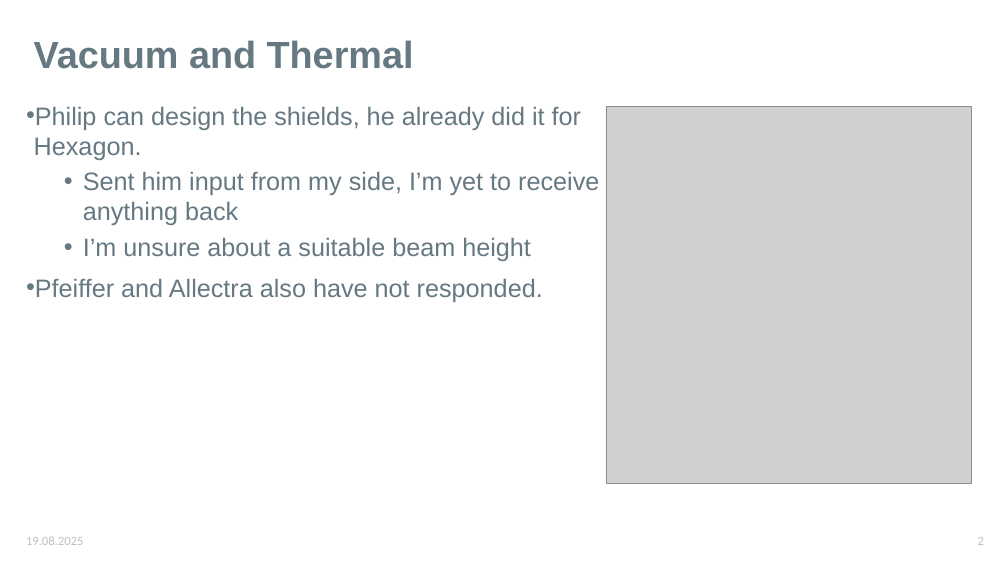
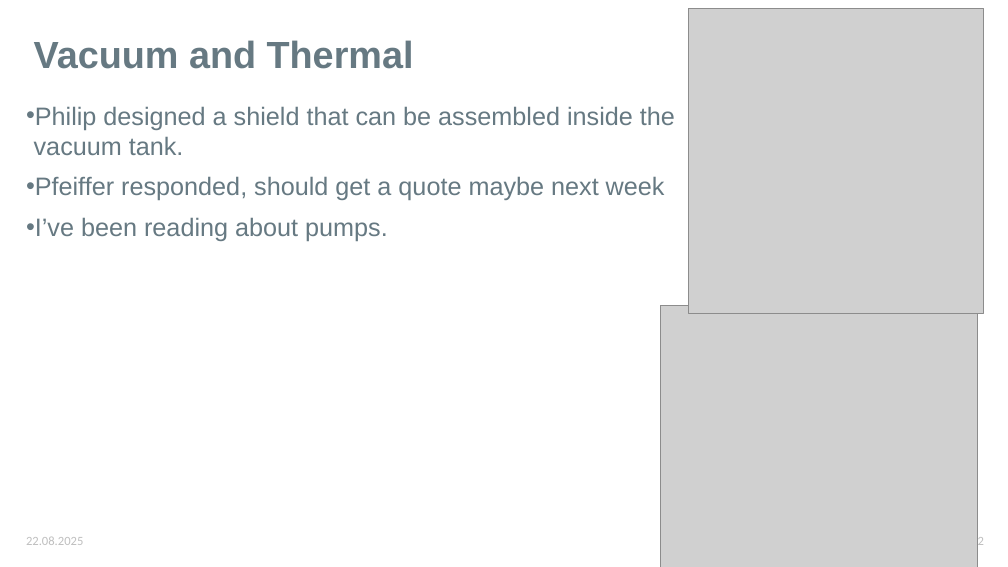
Before and after one commit to karinkruuse/Esitlused, a slide deck: slide 2 of summer updates.pptx. Drawn at 1008x567 pixels with LibreOffice and Linux fonts; fonts in the diff are those of the drawing; grey boxes stand for pictures. Boxes give left, top, right and bottom in pixels: in the first picture for what was removed or moved away, otherwise in the second. Text is boxed around its words. In the diff, an @@ line names an element or a change of style, - is before the commit and + after.

Commit message:
updates

```diff
--- a/summer updates.pptx
+++ b/summer updates.pptx
@@ picture: place and size @@
-picture at (606,106,972,483)
+picture at (689,8,984,313)
@@ text at (26,106,675,241): text changed @@
-• Philip can design the shields, he already did it for Hexagon.
-  • Sent him input from my side, I’m yet to receive anything back
-  • I’m unsure about a suitable beam height
-• Pfeiffer and Allectra also have not responded.
+• Philip designed a shield that can be assembled inside the vacuum tank.
+• Pfeiffer responded, should get a quote maybe next week
+• I’ve been reading about pumps.
@@ picture added at (661,305,978,567) @@
@@ text at (26,537,83,545): text changed @@
-19.08.2025
+22.08.2025
```
Also in this commit, not shown: 1 other slide changed, 2 slides removed.
